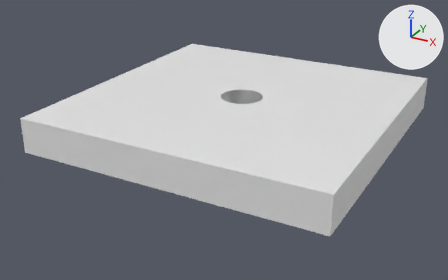
An edit to the FBX model Mini-Golf/Assets/Models/Golf Hole.fbx, drawn before and after from the same camera.
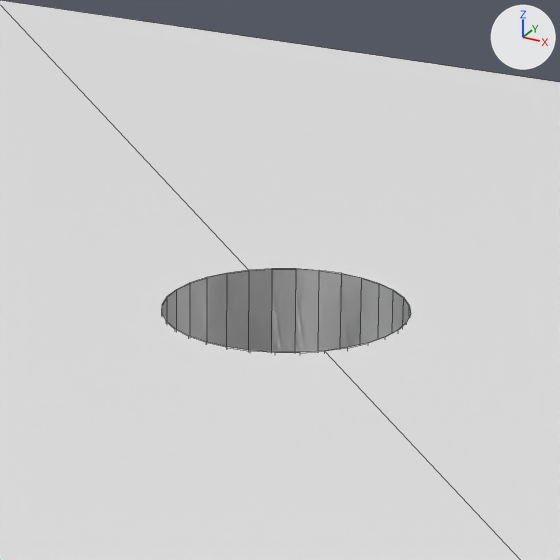
Each version is shown whole from a 50 mm camera at (6.24, -12.21, 5.3) aimed at (-0.31, -0.3, -0.66), then close up on the part from 43% to 64% of the width and 16% to 50% of the height. Every picture has the same lights, and +X, +Y and +Z are marked at upper right. The close-ups show mesh edges as thin lines. Where no turn or scale is listed for an object, it has been applied to the vertices.

Before the edit, the objects in view are built like this:
```python
me_cube_001 = bpy.data.meshes.new('Cube.001')
me_cube_001.from_pydata(...)  # 72 vertices, 40 faces; spans x -3.5..3.5, y -3.5..3.5, z -0.4..0.4
me_cube_001.materials.append(mat_material)  # white #e7e7e7
me_cylinder_001 = bpy.data.meshes.new('Cylinder.001')
me_cylinder_001.from_pydata(...)  # 64 vertices, 33 faces; spans x -0.495..0.495, y -0.495..0.495, z -0.305..0.305
ob_hole = bpy.data.objects.new('Hole', me_cylinder_001)
ob_hole.location = (0.0, 0.0, 0.099)
ob_platform = bpy.data.objects.new('Platform', me_cube_001)
ob_platform.location = (0.0, 0.0, 0.0)
```
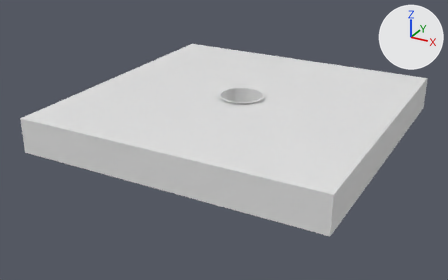
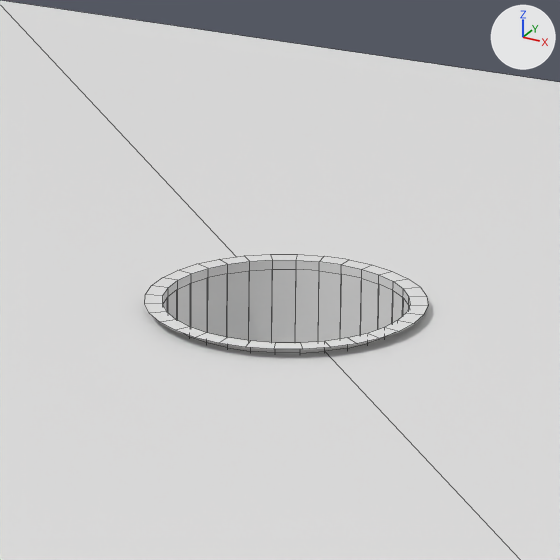
Commit message: Hole Fixes

Location of each change, (x1, y1, x2, y2) in pixels of the close-ups (560 x 560 px):
'True Hole', added
    after: (145, 254, 428, 353)
'Hole', deleted
    before: (162, 268, 411, 353)

Diff of the bpy script that builds the scene:
```diff
--- a/Mini-Golf/Assets/Models/Golf Hole.fbx.py
+++ b/Mini-Golf/Assets/Models/Golf Hole.fbx.py
@@ me_cylinder @@
+me_cylinder.from_pydata(...)  # 130 vertices, 65 faces; spans x -0.56..0.56, y -0.56..0.56, z -1.04..0.76
@@ ob_hole @@
-ob_hole = bpy.data.objects.new('Hole', me_cylinder_001)
-ob_hole.location = (0.0, 0.0, 0.099)
@@ ob_true_hole @@
+ob_true_hole = bpy.data.objects.new('True Hole', me_cylinder)
+ob_true_hole.location = (0.0, 0.0, -0.261)
```
